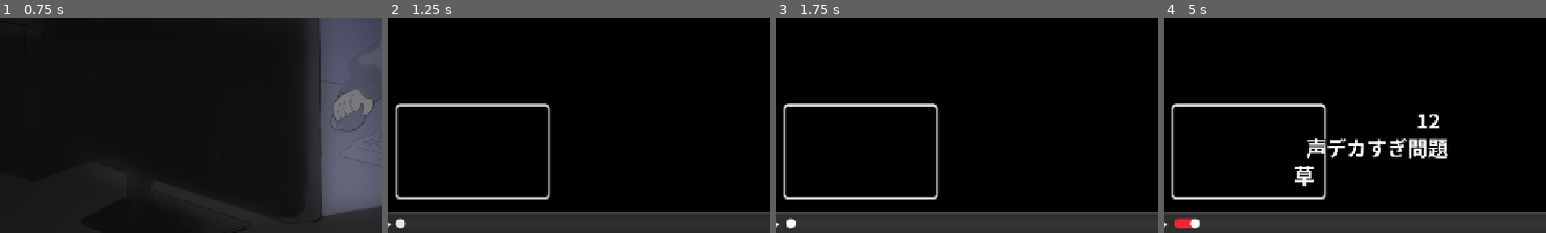
Above: before the commit, frames 1-4 (left to right).
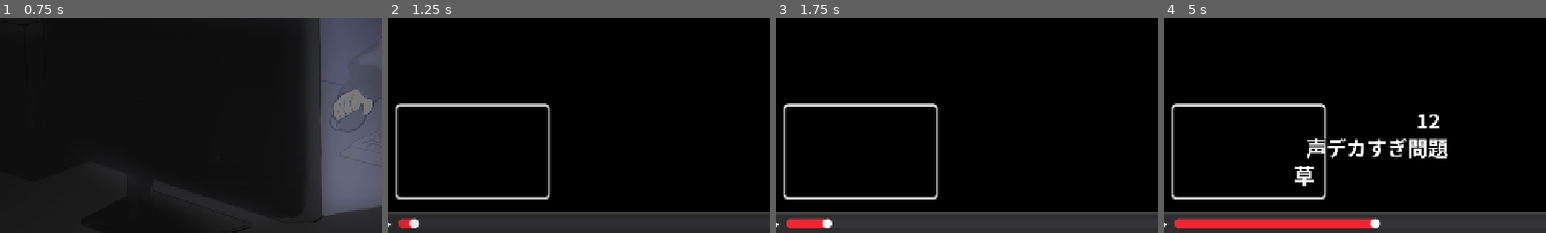
Above: after the commit, the same moments.

Repository: Nijuju1180/Hackathon_teamA
Game: Godot game, scene res://scenes/title.tscn
The game is run twice, just before and just after one commit, with the same random seed, the same clock (stepped at 60 frames per second) and the same inputs. Video files are missing from this copy of the repository; at most half a second of black plays in their place.
Inputs (mouse positions are % of the whole screen's width and height, from its top left):
- Up to frame 1 (0.75 s): click "ゲームスタート" at 0.5 s
- Up to frame 2 (1.25 s): no input
- Up to frame 3 (1.75 s): click (88, 98) at 1.27 s; type "12" at 1.35 s
- Up to frame 4 (5 s): click "♥ いいね" at 2 s; click (100, 98) at 2.75 s; click "♥ いいね" at 3.5 s; click (100, 98) at 4.25 s
The pictures show only the part of the screen within x 1-51%, y 50-100%; the shares and areas given below are measured in that part.

Frame 1 is identical in both runs. In frame 2, 0.3% of the frame differs, in the area x 2-9%, y 92-98%; in frame 3, 0.6%; in frame 4, 2.4%, in the area x 6-57%, y 92-98%.

Commit message:
タイトル・ルール説明・ゲーム中にBGMを追加

Diff:
--- a/project.godot
+++ b/project.godot
@@ -19,6 +19,7 @@
 
 SceneTransition="*res://scripts/scene_transition.gd"
 Sfx="*res://scripts/sfx.gd"
+Bgm="*res://scripts/bgm.gd"
 
 [display]
 
--- a/scenes/ui/hud_controller.gd
+++ b/scenes/ui/hud_controller.gd
@@ -1,7 +1,7 @@
 extends CanvasLayer
 
 ## 制限時間(秒)。progress_barはこの時間の経過を表示するだけで、手動操作はできない。
-@export_range(10.0, 600.0, 1.0) var time_limit_seconds: float = 100.0
+@export_range(10.0, 600.0, 1.0) var time_limit_seconds: float = 10.0
 ## 配信ヘッダーに表示する視聴者数の初期値・変動幅
 @export var viewer_count_base: int = 128
 @export_range(0.2, 5.0, 0.1) var viewer_count_update_seconds: float = 1.5
@@ -58,6 +58,9 @@
 	# 5. いいねボタンの接続
 	if is_instance_valid(like_button):
 		like_button.pressed.connect(_on_like_pressed)
+
+	# 6. ゲーム中BGMの開始
+	Bgm.play(&"game")
 
 
 func _process(delta: float) -> void:
--- /dev/null
+++ b/scripts/bgm.gd
@@ -0,0 +1,63 @@
+extends Node
+## BGMの再生。Autoload「Bgm」として常駐する。
+## シーン側のノードで鳴らすと、SceneTransition のシーン入れ替えで鳴り切る前に消えるため、
+## 再生はここに集約する。
+
+const TRACKS := {
+	&"title": preload("res://assets/MusMus-BGM-021.mp3"),
+	&"game": preload("res://assets/2_23_AM.mp3"),
+}
+
+## 曲ごとの音量(dB)。0 が元の音量、-6 でおよそ半分、+6 でおよそ2倍。ここを書き換えて調整する。
+const VOLUMES_DB := {
+	&"title": 0.0,
+	&"game": 0.0,
+}
+
+## BGM全体の音量(dB)。個別の値に加算される。
+const MASTER_VOLUME_DB := 0.0
+
+## 曲を切り替えるときのフェードアウト秒数。SceneTransitionの暗転秒数に合わせる。
+const FADE_SECONDS := 0.35
+
+var _player: AudioStreamPlayer
+var _current_track: StringName = &""
+
+
+func _ready() -> void:
+	# ポーズ中や遷移中でも鳴らし続ける
+	process_mode = Node.PROCESS_MODE_ALWAYS
+	_player = AudioStreamPlayer.new()
+	_player.process_mode = Node.PROCESS_MODE_ALWAYS
+	add_child(_player)
+	for track: AudioStream in TRACKS.values():
+		if track is AudioStreamMP3:
+			track.loop = true
+
+
+## 指定した曲をループ再生する。すでにその曲を再生中なら何もしない。
+func play(track: StringName) -> void:
+	if not TRACKS.has(track):
+		push_error("Bgm: 未登録のBGMです name=%s" % track)
+		return
+	if track == _current_track:
+		return
+	_current_track = track
+
+	var target_volume := MASTER_VOLUME_DB + float(VOLUMES_DB.get(track, 0.0))
+	var tween := create_tween()
+	if _player.playing:
+		tween.tween_property(_player, "volume_db", target_volume - 24.0, FADE_SECONDS)
+	tween.tween_callback(_start.bind(TRACKS[track], target_volume))
+
+
+func _start(stream: AudioStream, volume_db: float) -> void:
+	_player.stream = stream
+	_player.volume_db = volume_db
+	_player.play()
+
+
+## 再生を止める。
+func stop() -> void:
+	_current_track = &""
+	_player.stop()
--- a/scripts/title_screen.gd
+++ b/scripts/title_screen.gd
@@ -11,6 +11,7 @@
 func _ready() -> void:
 	_start_button.pressed.connect(_on_start_pressed)
 	_rules_button.pressed.connect(_on_rules_pressed)
+	Bgm.play(&"title")
 
 
 func _on_start_pressed() -> void:
Not shown, added: assets/2_23_AM.mp3.import
Not shown, added: assets/MusMus-BGM-021.mp3.import
Not shown, added: scripts/bgm.gd.uid
Not shown, added: assets/2_23_AM.mp3
Not shown, added: assets/MusMus-BGM-021.mp3
